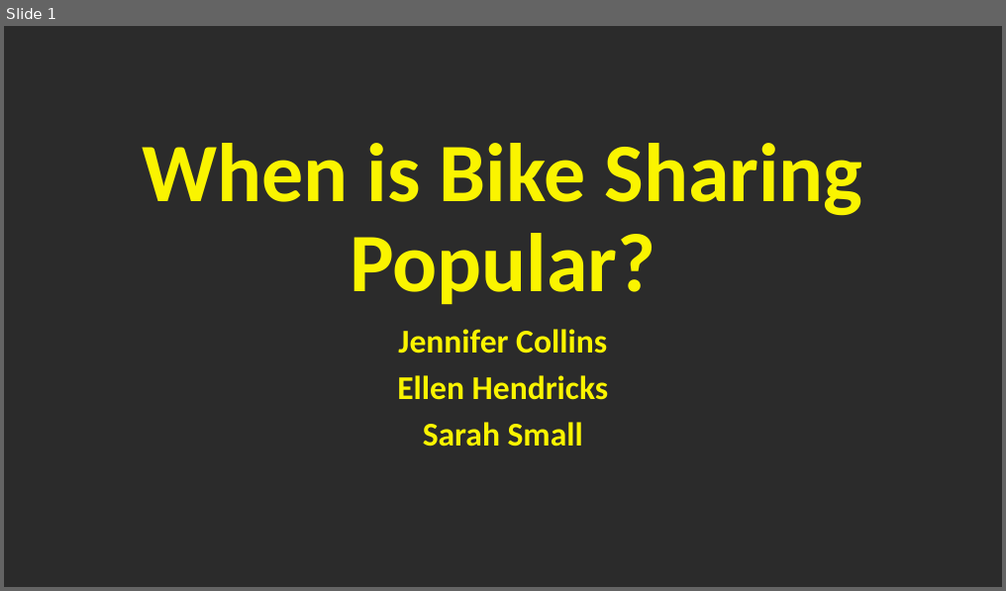
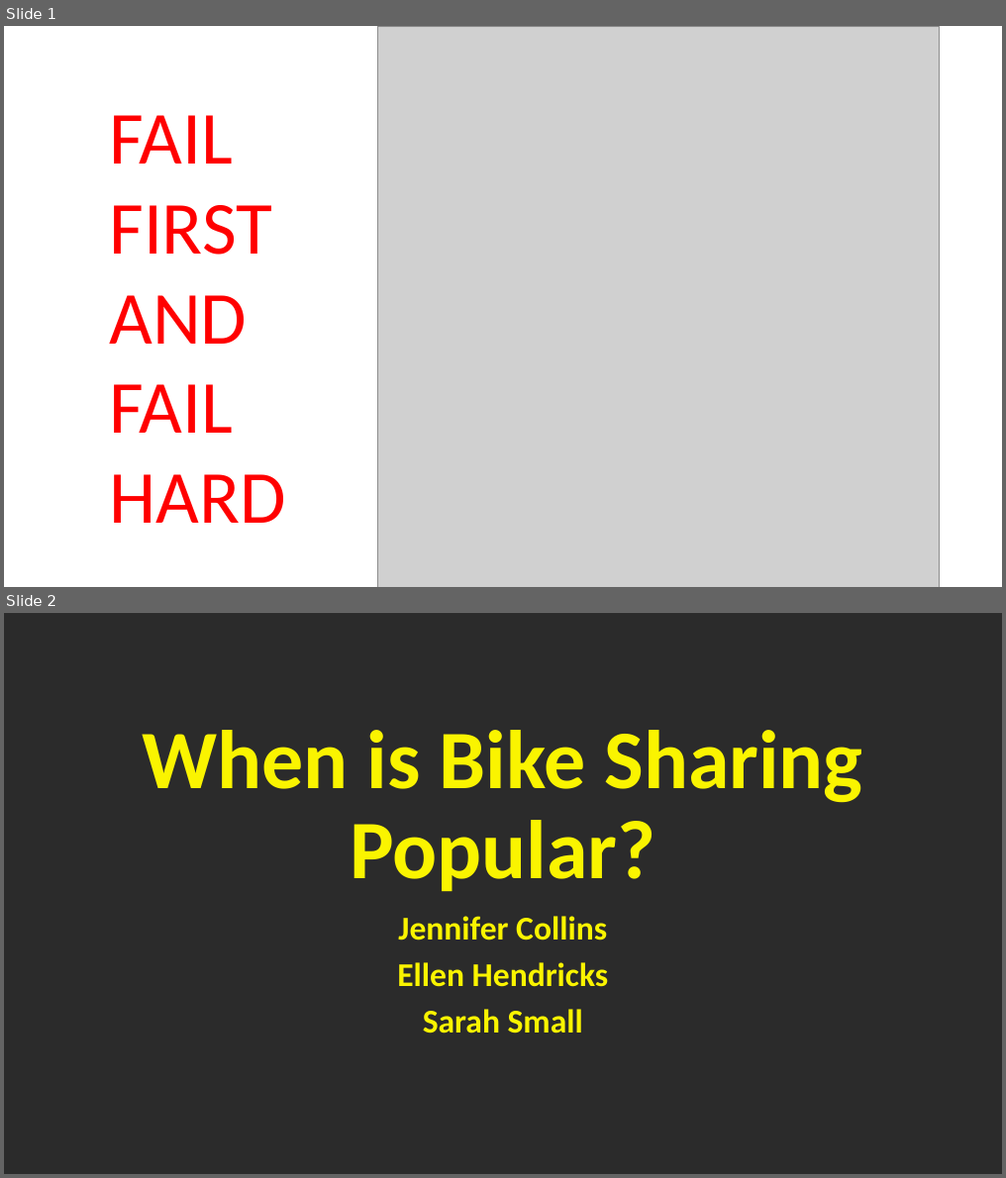
Before and after one commit to sqweets/Project1-LA-Bike_Share, a slide deck: If We Ran a Bike Sharing Company.pptx. Shown one above the other, each under a label of ours: slide 1 before the commit, slides 1 and 2 after it. The pictures are 1006x591 and 1006x1178 pixels, drawn with LibreOffice and Linux fonts; fonts in the diff are those of the drawing; grey boxes stand for pictures; background and template pictures are left out; a plain dark background stands for a picture behind light text. Boxes give left, top, right and bottom in pixels: in the first picture for what was removed or moved away, otherwise in the second. Text is boxed around its words. In the diff, an @@ line names an element or a change of style, - is before the commit and + after.

```diff
--- a/If We Ran a Bike Sharing Company.pptx
+++ b/If We Ran a Bike Sharing Company.pptx
@@ slide 1 added at box(4, 26, 1002, 587), background #FFFFFF @@
@@ picture added at box(377, 26, 939, 587) @@
@@ text added at box(109, 115, 285, 523), 72 pt, text #FF0000 @@
+FAIL
+FIRST
+AND
+FAIL
+HARD
@@ what was slide 1 is now slide 2 @@
```
Also in this commit, not shown: 3 slides changed.
